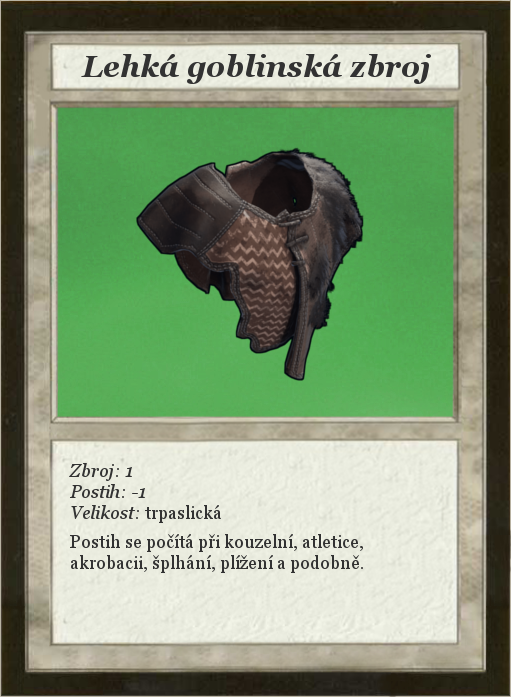
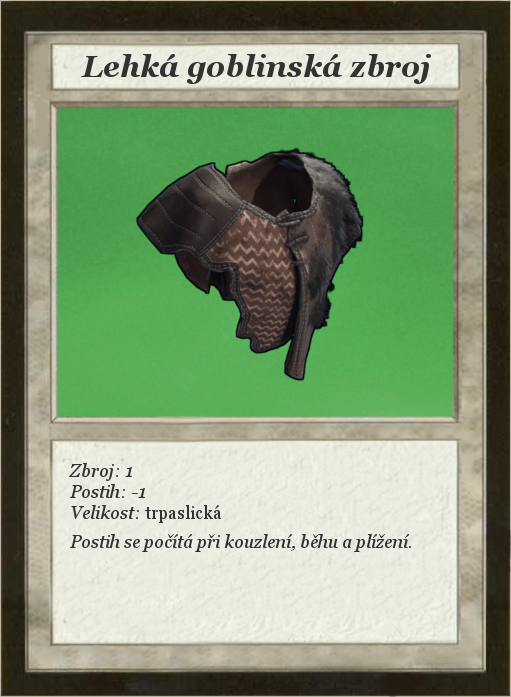
Before/after of a 511x697 layered artwork. What changed in the layer stack:
painted on "Zbroj: 1 ..." over [70, 534, 411, 573]
